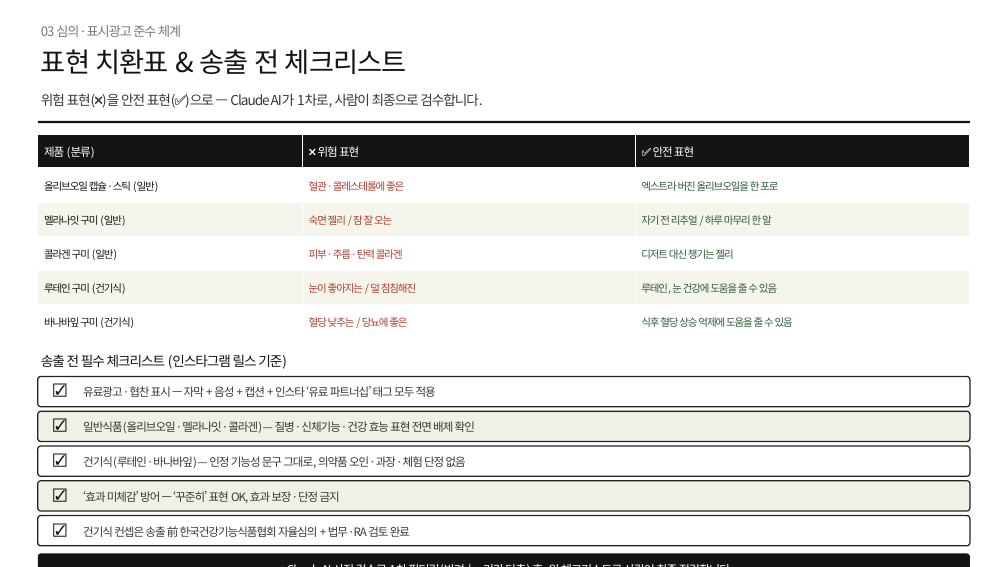
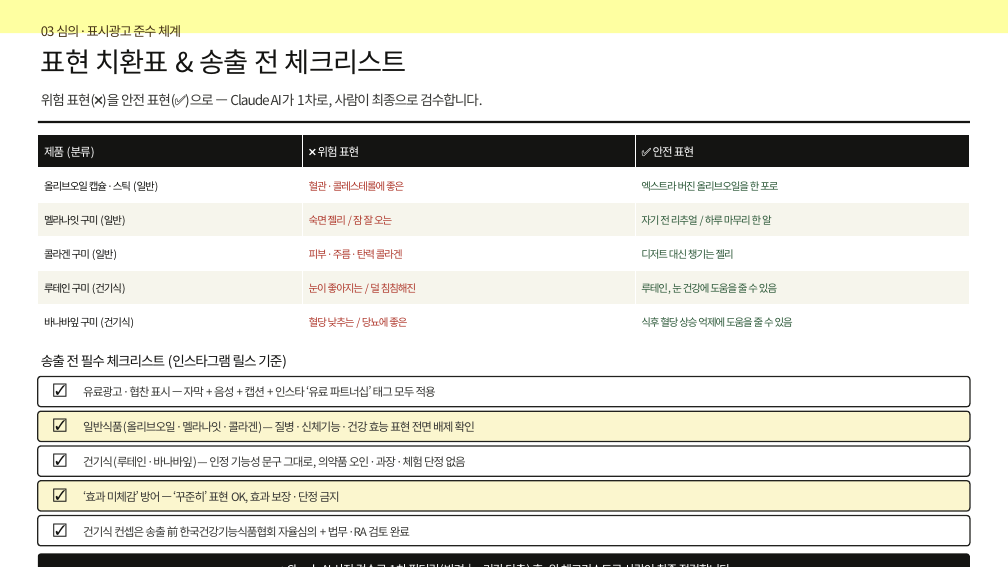
Before and after one commit to bat-han-26/oy_all-the-better_proposal, a slide deck: slide 16 of proposal/BAT_올리브영_2026_올더베러_마케팅제안_디자인적용_HAN.pptx. Drawn at 1008x567 pixels with LibreOffice and Linux fonts; fonts in the diff are those of the drawing. Boxes give left, top, right and bottom in pixels: in the first picture for what was removed or moved away, otherwise in the second. Text is boxed around its words. In the diff, an @@ line names an element or a change of style, - is before the commit and + after.

```diff
--- a/proposal/BAT_올리브영_2026_올더베러_마케팅제안_디자인적용_HAN.pptx
+++ b/proposal/BAT_올리브영_2026_올더베러_마케팅제안_디자인적용_HAN.pptx
@@ rectangle added at bbox=[0, 0, 1008, 33], fill #FEFFA1 @@
@@ text "03 심의·표시광고 준수 체계" at bbox=[41, 25, 181, 41]: text colour #787872 to #473417 @@
@@ rounded rectangle at bbox=[38, 411, 970, 442]: fill #F1F0E5 to #FBF6CE @@
@@ rounded rectangle at bbox=[38, 481, 970, 511]: fill #F1F0E5 to #FBF6CE @@
```
Also in this commit, not shown: 29 other slides changed.
